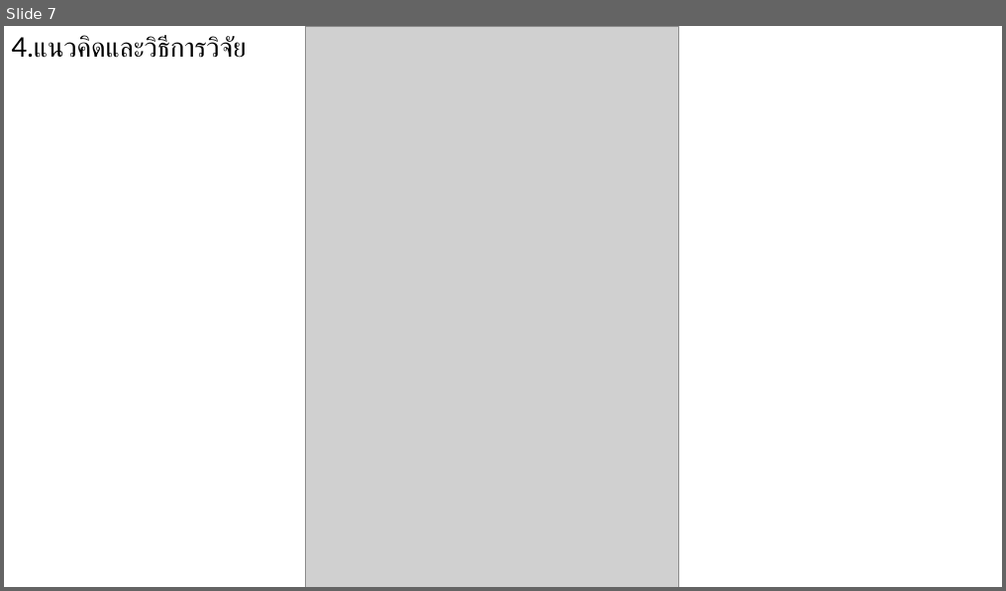
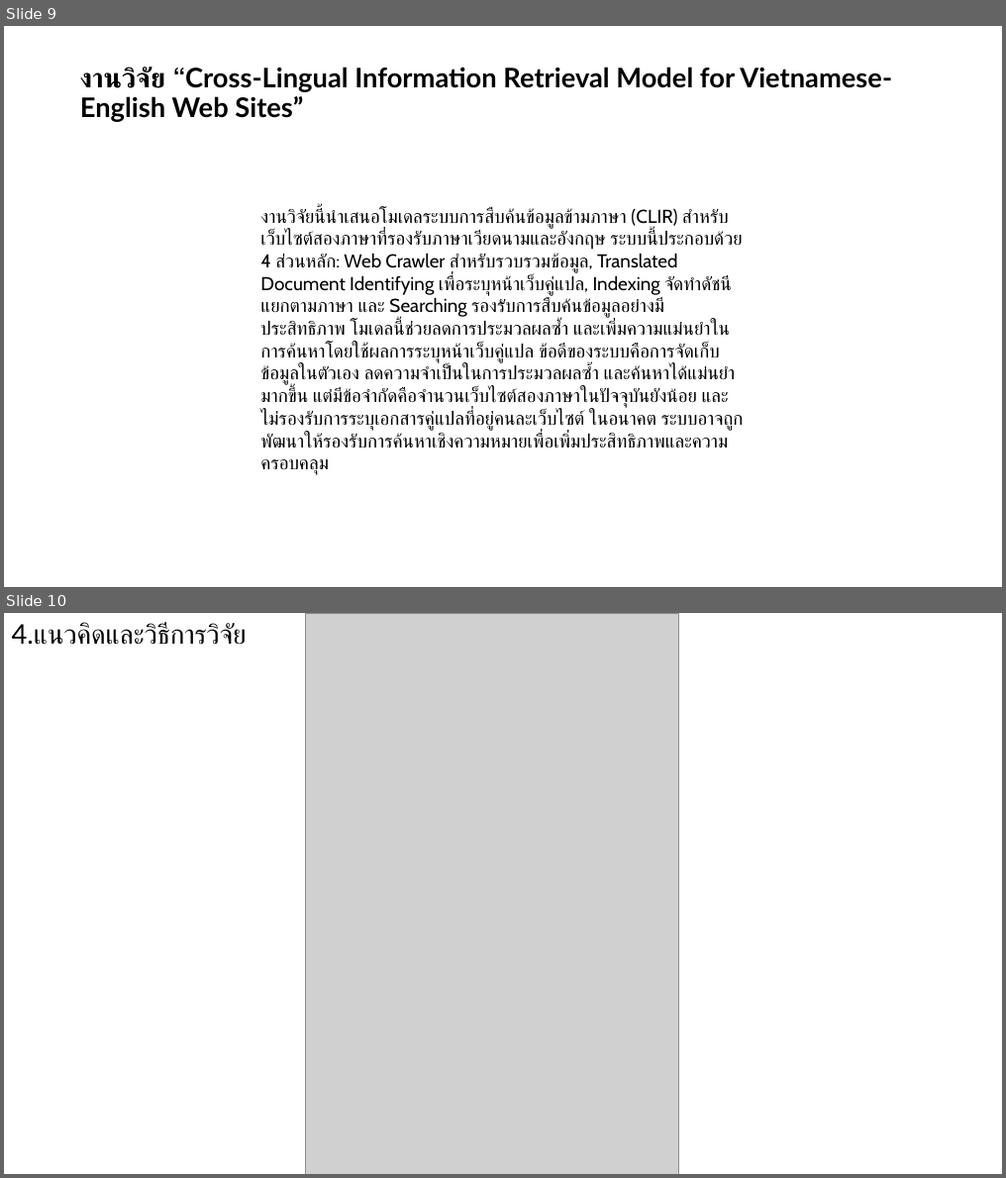
Before and after one commit to nanutnutna/thesis_ef, a slide deck: proposal/Proposal.pptx. Shown one above the other, each under a label of ours: slide 7 before the commit, slides 9 and 10 after it. The pictures are 1006x591 and 1006x1178 pixels, drawn with LibreOffice and Linux fonts; fonts in the diff are those of the drawing; grey boxes stand for pictures. Boxes give left, top, right and bottom in pixels: in the first picture for what was removed or moved away, otherwise in the second. Text is boxed around its words. In the diff, an @@ line names an element or a change of style, - is before the commit and + after.

```diff
--- a/proposal/Proposal.pptx
+++ b/proposal/Proposal.pptx
@@ slide 9 added at [4,26,1002,587], background #FFFFFF @@
@@ title added at [80,67,892,122], 26 pt, text #000000, bold @@
+งานวิจัย “Cross-Lingual Information Retrieval Model for Vietnamese-English Web Sites”
@@ text added at [260,208,744,475], 18 pt, text #000000 @@
+งานวิจัยนี้นำเสนอโมเดลระบบการสืบค้นข้อมูลข้ามภาษา (CLIR) สำหรับเว็บไซต์สองภาษาที่รองรับภาษาเวียดนามและอังกฤษ ระบบนี้ประกอบด้วย 4 ส่วนหลัก: Web Crawler สำหรับรวบรวมข้อมูล, Translated Document Identifying เพื่อระบุหน้าเว็บคู่แปล, Indexing จัดทำดัชนีแยกตามภาษา และ Searching รองรับการสืบค้นข้อมูลอย่างมีประสิทธิภาพ โมเดลนี้ช่วยลดการประมวลผลซ้ำ และเพิ่มความแม่นยำในการค้นหาโดยใช้ผลการระบุหน้าเว็บคู่แปล ข้อดีของระบบคือการจัดเก็บข้อมูลในตัวเอง ลดความจำเป็นในการประมวลผลซ้ำ และค้นหาได้แม่นยำมากขึ้น แต่มีข้อจำกัดคือจำนวนเว็บไซต์สองภาษาในปัจจุบันยังน้อย และไม่รองรับการระบุเอกสารคู่แปลที่อยู่คนละเว็บไซต์ ในอนาคต ระบบอาจถูกพัฒนาให้รองรับการค้นหาเชิงความหมายเพื่อเพิ่มประสิทธิภาพและความครอบคลุม
@@ what was slide 7 is now slide 10 @@
```
Also in this commit, not shown: 3 slides changed, 4 other slides added.
